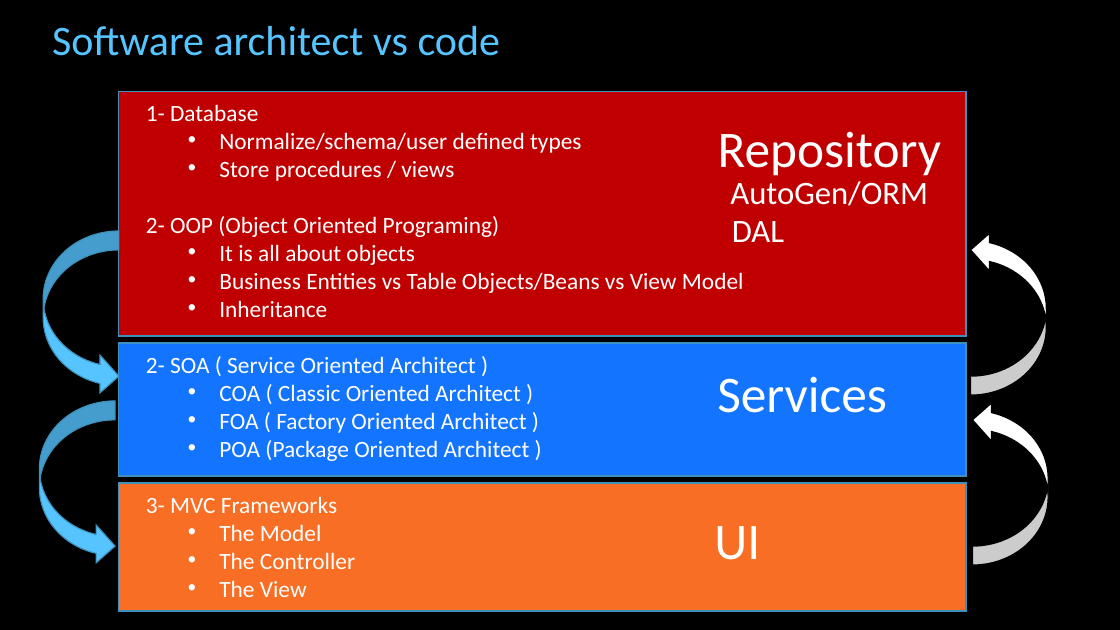
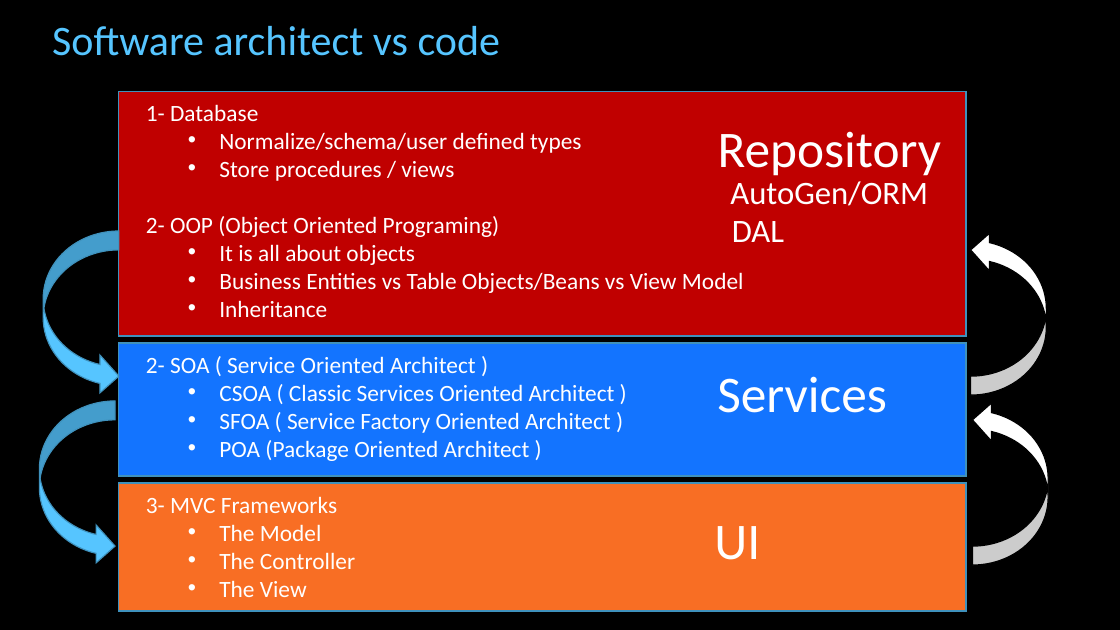
Before and after one commit to cfclick/CFSummit2016, a slide deck: slide 21 of powerpoint/architect/Architectural Perspective for ColdFusion Applications.pptx. Drawn at 1120x630 pixels with LibreOffice and Linux fonts; fonts in the diff are those of the drawing; background and template pictures are left out. Boxes give left, top, right and bottom in pixels: in the first picture for what was removed or moved away, otherwise in the second. Text is boxed around its words. In the diff, an @@ line names an element or a change of style, - is before the commit and + after.

Commit message:
Architect 4 work in progress

```diff
--- a/powerpoint/architect/Architectural Perspective for ColdFusion Applications.pptx
+++ b/powerpoint/architect/Architectural Perspective for ColdFusion Applications.pptx
@@ text at (x1=219, y1=384, x2=615, y2=433): text changed @@
-  • COA ( Classic Oriented Architect )
-  • FOA ( Factory Oriented Architect )
+  • CSOA ( Classic Services Oriented Architect )
+  • SFOA ( Service Factory Oriented Architect )
```
Also in this commit, not shown: 3 other slides changed, 3 slides added, 1 slide removed, 51 other files.
